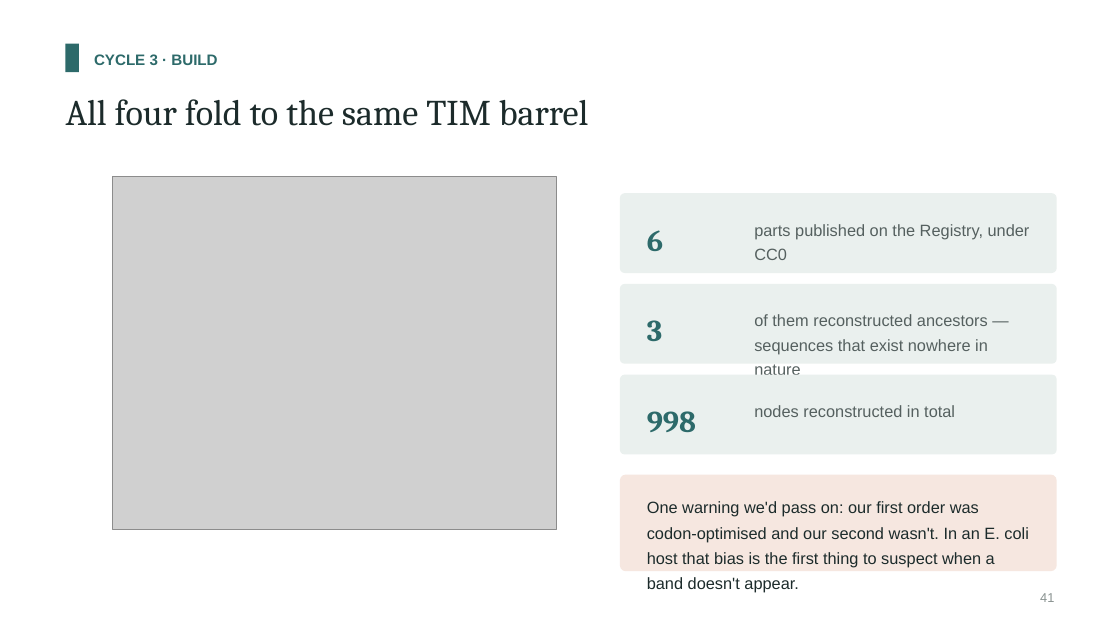
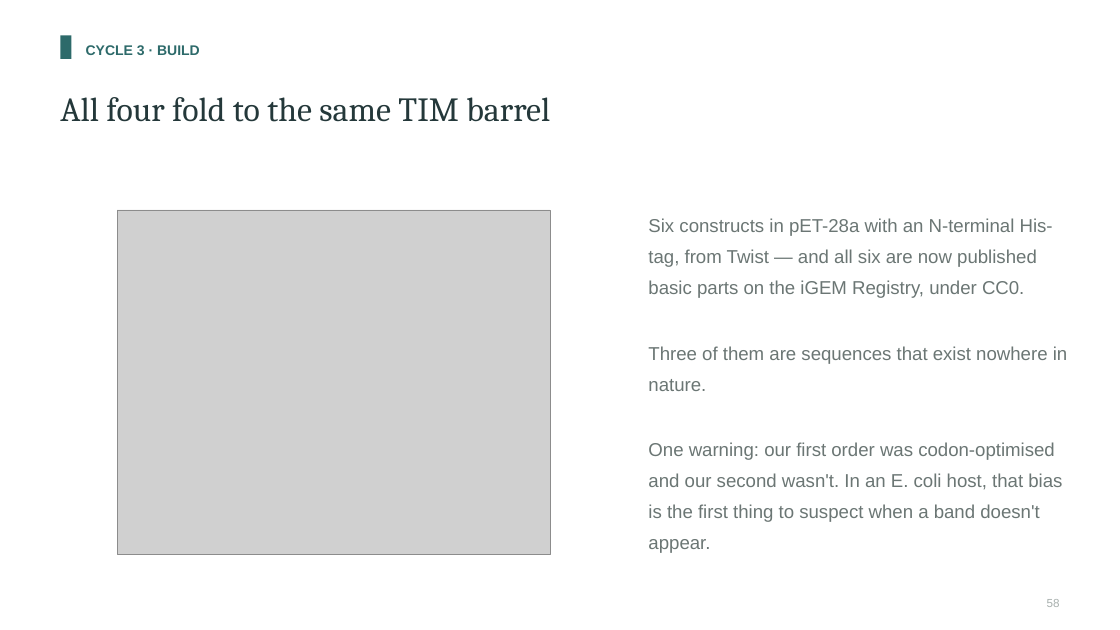
Before and after one commit to A1ex-Ch3n/igem-2026, a slide deck: slide 58 of documents/2026-10-25_presentation_deck.pptx (slide 41 before the commit). Drawn at 1120x630 pixels with LibreOffice and Linux fonts; fonts in the diff are those of the drawing; grey boxes stand for pictures. Boxes give left, top, right and bottom in pixels: in the first picture for what was removed or moved away, otherwise in the second. Text is boxed around its words. In the diff, an @@ line names an element or a change of style, - is before the commit and + after.

```diff
--- a/documents/2026-10-25_presentation_deck.pptx
+++ b/documents/2026-10-25_presentation_deck.pptx
@@ rectangle resized from (x1=66, y1=44, x2=79, y2=72) to (x1=60, y1=35, x2=71, y2=59) @@
@@ text "CYCLE 3 · BUILD" moved from (x1=94, y1=54, x2=217, y2=65) to (x1=86, y1=45, x2=200, y2=55) @@
@@ text "CYCLE 3 · BUILD" at (x1=86, y1=45, x2=200, y2=55): size 13 to 12 pt; line spacing 1.25 to 1.3 @@
@@ text "All four fold to the ..." at (x1=60, y1=97, x2=550, y2=122): size 31 to 29 pt, text colour #1C2B2B to #24383A; line spacing 1.08 to 1.12 @@
@@ rounded rectangle removed at (x1=620, y1=193, x2=1057, y2=273) @@
@@ picture resized from (x1=113, y1=176, x2=556, y2=529) to (x1=117, y1=210, x2=549, y2=555) @@
@@ text removed at (x1=647, y1=230, x2=663, y2=251) @@
-6
@@ text at (x1=648, y1=218, x2=1067, y2=553): text changed; size 14 to 16 pt; text colour #1C2B2B to #6B7674 @@
-One warning we'd pass on: our first order was codon-optimised and our second wasn't. In an E. coli host that bias is the first thing to suspect when a band doesn't appear.
+Six constructs in pET-28a with an N-terminal His-tag, from Twist — and all six are now published basic parts on the iGEM Registry, under CC0.
+Three of them are sequences that exist nowhere in nature.
+One warning: our first order was codon-optimised and our second wasn't. In an E. coli host, that bias is the first thing to suspect when a band doesn't appear.
@@ text removed at (x1=754, y1=224, x2=1030, y2=260) @@
-parts published on the Registry, under CC0
@@ rounded rectangle removed at (x1=620, y1=284, x2=1057, y2=364) @@
@@ text removed at (x1=647, y1=320, x2=662, y2=342) @@
-3
@@ text removed at (x1=754, y1=314, x2=988, y2=375) @@
-of them reconstructed ancestors — sequences that exist nowhere in nature
@@ rounded rectangle removed at (x1=620, y1=375, x2=1057, y2=455) @@
@@ text removed at (x1=647, y1=411, x2=696, y2=432) @@
-998
@@ text removed at (x1=754, y1=405, x2=955, y2=417) @@
-nodes reconstructed in total
@@ rounded rectangle removed at (x1=620, y1=475, x2=1057, y2=571) @@
@@ text removed at (x1=1040, y1=593, x2=1054, y2=602) @@
-41
@@ text added at (x1=1047, y1=599, x2=1060, y2=607), 10 pt, text #A8B0AE @@
+58
```
Also in this commit, not shown: 27 other slides changed, 57 slides added, 28 slides removed, 20 other files.
